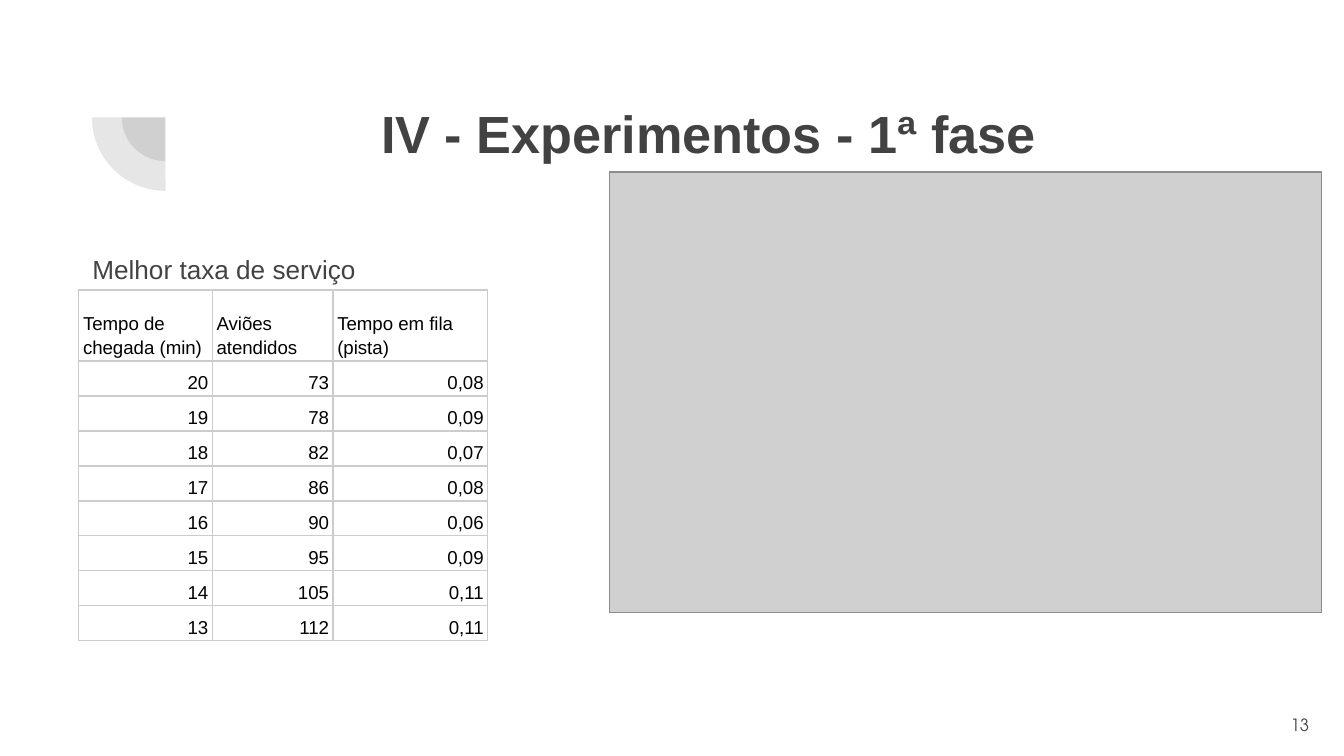
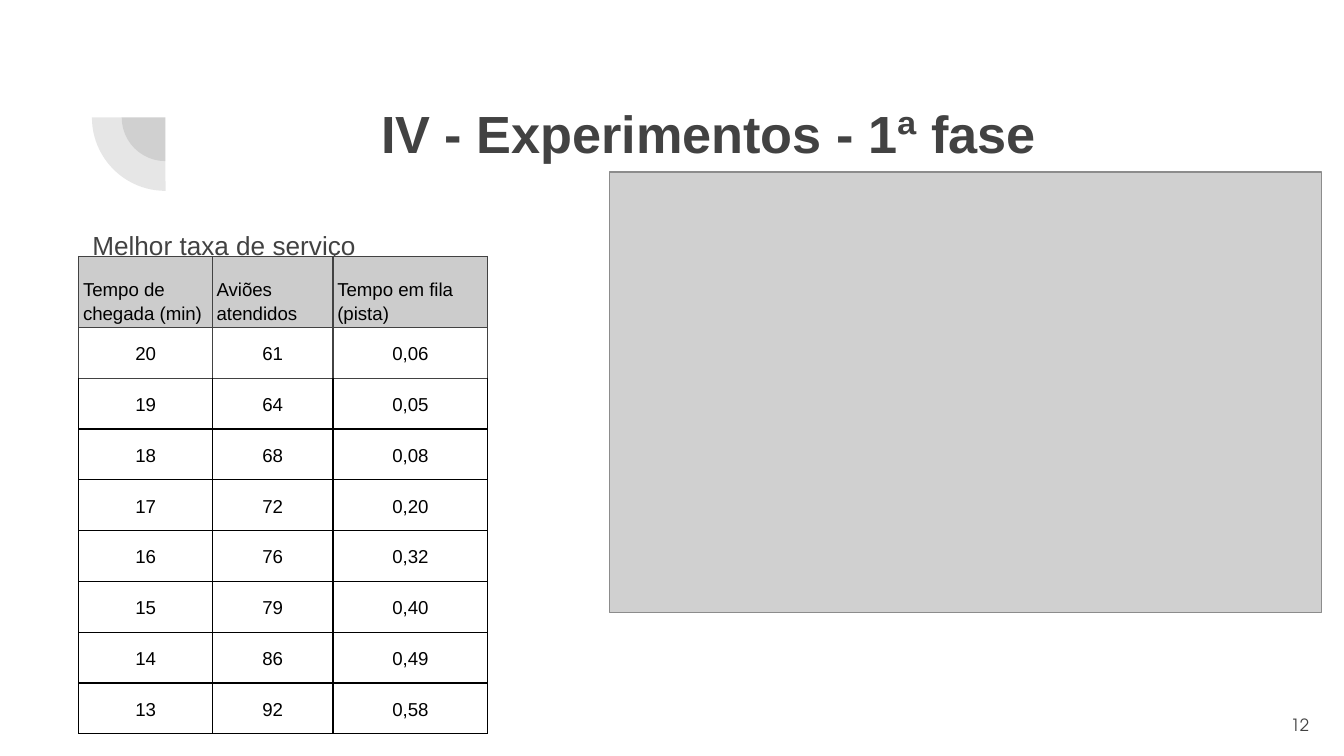
Before and after one commit to maricimara98/simulacao-aeroporto, a slide deck: slide 12 of docs/simulacao-apresentacao.pptx (slide 13 before the commit). Drawn at 1344x756 pixels with LibreOffice and Linux fonts; fonts in the diff are those of the drawing; grey boxes stand for pictures. Boxes give left, top, right and bottom in pixels: in the first picture for what was removed or moved away, otherwise in the second. Text is boxed around its words. In the diff, an @@ line names an element or a change of style, - is before the commit and + after.

```diff
--- a/docs/simulacao-apresentacao.pptx
+++ b/docs/simulacao-apresentacao.pptx
@@ text "Melhor taxa de serviço": place and size @@
-text "Melhor taxa de serviço" at (92,260,356,284)
+text "Melhor taxa de serviço" at (92,236,356,261)
@@ table at (79,257,488,723) @@
-row 2, column 2: 73
+row 2, column 2: 61
-row 2, column 3: 0,08
+row 2, column 3: 0,06
-row 3, column 2: 78
+row 3, column 2: 64
-row 3, column 3: 0,09
+row 3, column 3: 0,05
-row 4, column 2: 82
+row 4, column 2: 68
-row 4, column 3: 0,07
+row 4, column 3: 0,08
-row 5, column 2: 86
+row 5, column 2: 72
-row 5, column 3: 0,08
+row 5, column 3: 0,20
-row 6, column 2: 90
+row 6, column 2: 76
-row 6, column 3: 0,06
+row 6, column 3: 0,32
-row 7, column 2: 95
+row 7, column 2: 79
-row 7, column 3: 0,09
+row 7, column 3: 0,40
-row 8, column 2: 105
+row 8, column 2: 86
-row 8, column 3: 0,11
+row 8, column 3: 0,49
-row 9, column 2: 112
+row 9, column 2: 92
-row 9, column 3: 0,11
+row 9, column 3: 0,58
@@ fill none to #CCCCCC in row 1 @@
@@ alignment right to centre @@
@@ borders changed @@
@@ table: place and size @@
-table at (79,290,488,731)
+table at (79,257,488,723)
@@ page number at (1291,718,1310,731): text changed @@
-13
+12
```
Also in this commit, not shown: 11 other slides changed, 1 slide removed, 2 other files.
